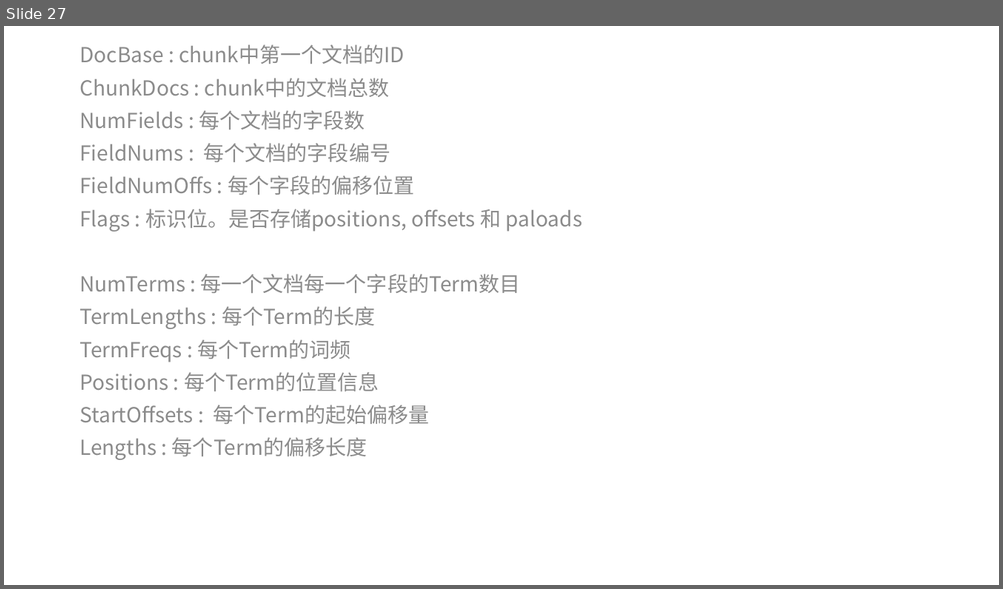
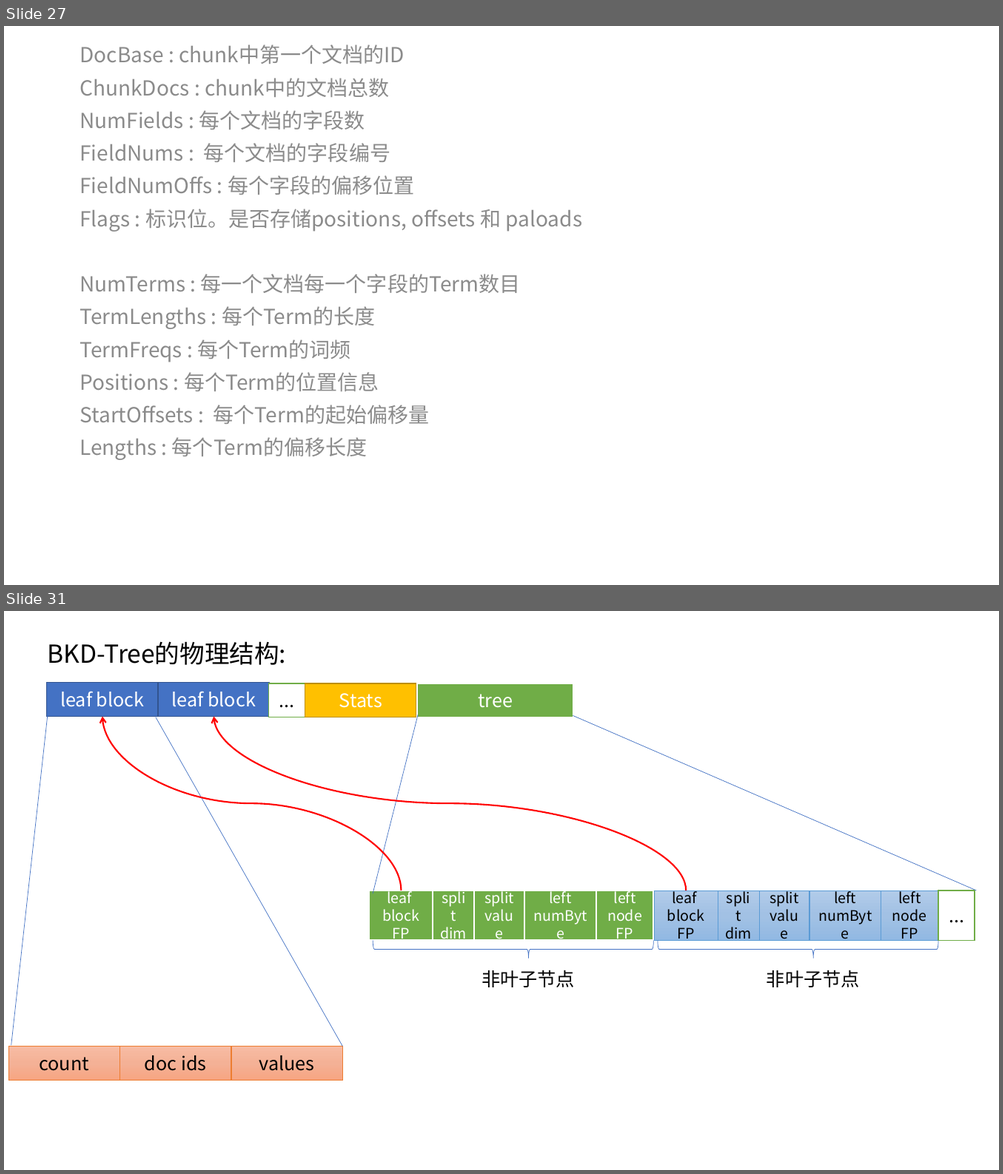
Before and after one commit to zouxiang1993/lucene-8.0.0, a slide deck: core/notes/lucene/codec/索引文件格式/Lucene索引文件.pptx. Shown one above the other, each under a label of ours: slide 27 before the commit, slides 27 and 31 after it; the slides between them are not shown. The pictures are 1003x589 and 1003x1174 pixels, drawn with LibreOffice and Linux fonts; fonts in the diff are those of the drawing. Boxes give left, top, right and bottom in pixels: in the first picture for what was removed or moved away, otherwise in the second. Text is boxed around its words. In the diff, an @@ line names an element or a change of style, - is before the commit and + after.

```diff
--- a/core/notes/lucene/codec/索引文件格式/Lucene索引文件.pptx
+++ b/core/notes/lucene/codec/索引文件格式/Lucene索引文件.pptx
@@ slide 31 added at <box>4,611,999,1170</box>, background #FFFFFF @@
@@ text added at <box>48,641,286,665</box>, 24 pt, text #000000 @@
+BKD-Tree的物理结构:
@@ rectangle added at <box>46,683,158,716</box>, fill #4472C4, outline #325491 1 pt, 18 pt, text #FFFFFF @@
+leaf block
@@ rectangle added at <box>158,683,269,716</box>, fill #4472C4, outline #325491 1 pt, 18 pt, text #FFFFFF @@
+leaf block
@@ rectangle added at <box>269,684,305,717</box>, fill #FFFFFF, outline #70AD47 1 pt, 18 pt, text #000000 @@
+...
@@ rectangle added at <box>304,684,416,717</box>, fill #FFC000, outline #BD8E00 1 pt, 18 pt, text #FFFFFF @@
+Stats
@@ rectangle added at <box>418,684,574,717</box>, fill #70AD47, outline #FFFFFF 1.5 pt, 18 pt, text #FFFFFF @@
+tree
@@ line added from (47, 715) to (11, 1046), #4472C4 0.5 pt @@
@@ curved arrow added from (401, 891) to (102, 716), #FF0000 1.5 pt @@
@@ line added from (156, 717) to (343, 1047), #4472C4 0.5 pt @@
@@ curved arrow added from (686, 891) to (213, 716), #FF0000 1.5 pt @@
@@ line added from (418, 715) to (373, 894), #4472C4 0.5 pt @@
@@ line added from (572, 715) to (976, 891), #4472C4 0.5 pt @@
@@ rectangle added at <box>369,891,432,941</box>, fill #70AD47, outline #FFFFFF 1.5 pt, 14 pt, text #FFFFFF @@
+leaf
+block FP
@@ rectangle added at <box>433,891,474,941</box>, fill #70AD47, outline #FFFFFF 1.5 pt, 14 pt, text #FFFFFF @@
+split
+dim
@@ rectangle added at <box>474,891,524,941</box>, fill #70AD47, outline #FFFFFF 1.5 pt, 14 pt, text #FFFFFF @@
+split
+value
@@ rectangle added at <box>524,891,596,941</box>, fill #70AD47, outline #FFFFFF 1.5 pt, 14 pt, text #FFFFFF @@
+left
+numByte
@@ rectangle added at <box>597,891,654,941</box>, fill #70AD47, outline #FFFFFF 1.5 pt, 14 pt, text #FFFFFF @@
+left
+node
+FP
@@ rectangle added at <box>654,891,717,941</box>, fill gradient #B1CBE9 to #A3C1E5 to #93B9E4, outline #5B9BD5 0.5 pt, 14 pt, text #000000 @@
+leaf
+block FP
@@ rectangle added at <box>718,891,759,941</box>, fill gradient #B1CBE9 to #A3C1E5 to #93B9E4, outline #5B9BD5 0.5 pt, 14 pt, text #000000 @@
+split
+dim
@@ rectangle added at <box>759,891,809,941</box>, fill gradient #B1CBE9 to #A3C1E5 to #93B9E4, outline #5B9BD5 0.5 pt, 14 pt, text #000000 @@
+split
+value
@@ rectangle added at <box>809,891,881,941</box>, fill gradient #B1CBE9 to #A3C1E5 to #93B9E4, outline #5B9BD5 0.5 pt, 14 pt, text #000000 @@
+left
+numByte
@@ rectangle added at <box>881,891,938,941</box>, fill gradient #B1CBE9 to #A3C1E5 to #93B9E4, outline #5B9BD5 0.5 pt, 14 pt, text #000000 @@
+left
+node
+FP
@@ rectangle added at <box>938,891,975,941</box>, fill #FFFFFF, outline #70AD47 1 pt, 18 pt, text #000000 @@
+...
@@ right brace added at <box>373,941,653,959</box>, outline #4472C4 0.5 pt @@
@@ right brace added at <box>657,941,938,959</box>, outline #4472C4 0.5 pt @@
@@ text added at <box>481,970,575,988</box>, 18 pt, text #000000 @@
+非叶子节点
@@ text added at <box>766,970,859,988</box>, 18 pt, text #000000 @@
+非叶子节点
@@ rectangle added at <box>8,1047,119,1080</box>, fill gradient #F7BDA5 to #F5B196 to #F8A582, outline #ED7D31 0.5 pt, 18 pt, text #000000 @@
+count
@@ rectangle added at <box>119,1047,231,1080</box>, fill gradient #F7BDA5 to #F5B196 to #F8A582, outline #ED7D31 0.5 pt, 18 pt, text #000000 @@
+doc ids
@@ rectangle added at <box>231,1047,342,1080</box>, fill gradient #F7BDA5 to #F5B196 to #F8A582, outline #ED7D31 0.5 pt, 18 pt, text #000000 @@
+values
```
Also in this commit, not shown: 7 slides changed, 6 other slides added, 3 other files.
